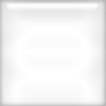
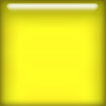
Layer changes from the first 106px x 106px image to the second:
pixels changed over [0, 0, 106, 106] (layer not identified)
